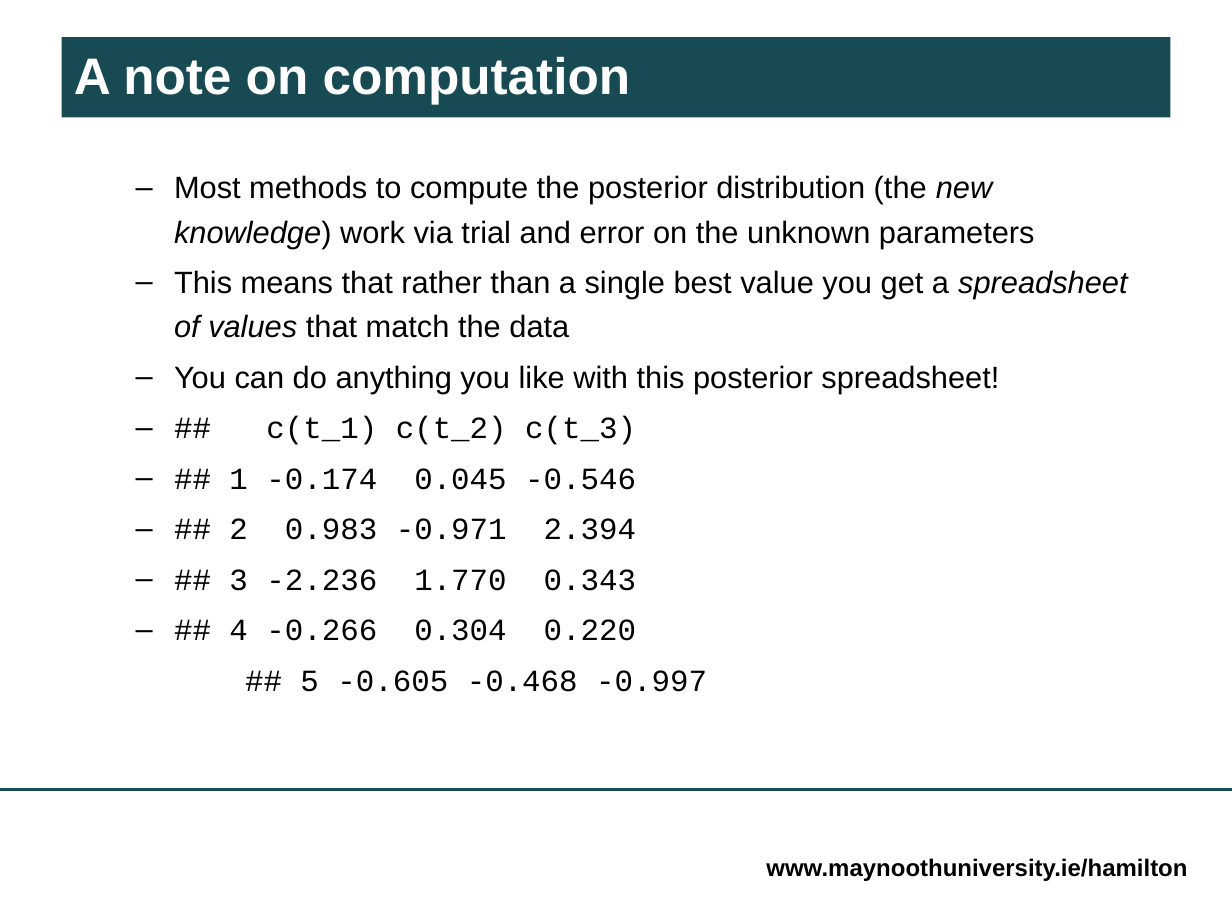
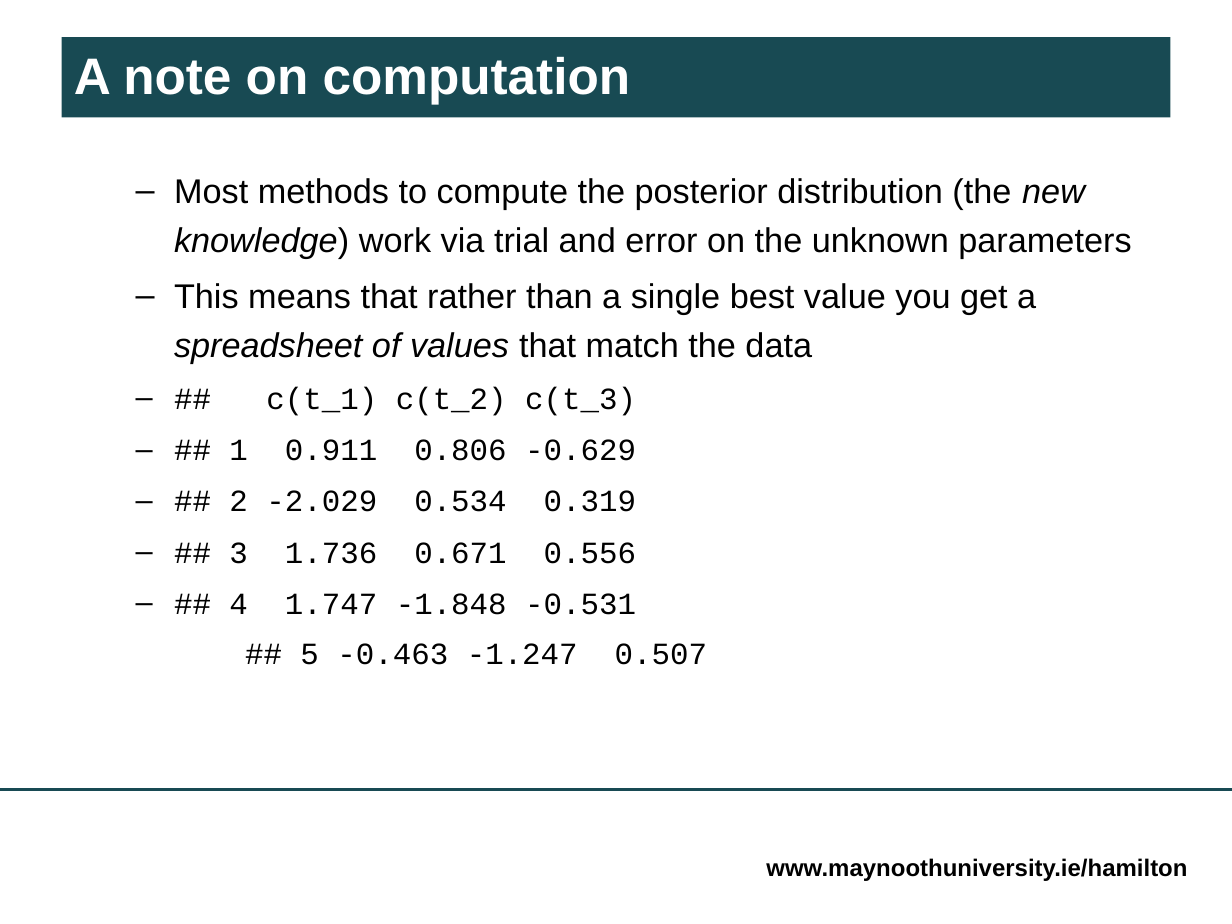
Before and after one commit to andrewcparnell/INQUA_20190730, a slide deck: slide 9 of index.pptx. Drawn at 1232x924 pixels with LibreOffice and Linux fonts; fonts in the diff are those of the drawing; background and template pictures are left out. Boxes give left, top, right and bottom in pixels: in the first picture for what was removed or moved away, otherwise in the second. Text is boxed around its words. In the diff, an @@ line names an element or a change of style, - is before the commit and + after.

Commit message:
Updated slides

```diff
--- a/index.pptx
+++ b/index.pptx
@@ text at bbox=[174, 178, 1131, 364]: size 18 to 20 pt in "Most methods to compute the posterior distribution ...", "This means that rather than a single ..." @@
@@ text at bbox=[229, 387, 707, 665]: text changed @@
-  – You can do anything you like with this posterior spreadsheet!
-## c(t_1) c(t_2) c(t_3)
-## 1 -0.174 0.045 -0.546
-## 2 0.983 -0.971 2.394
-## 3 -2.236 1.770 0.343
-## 4 -0.266 0.304 0.220
-## 5 -0.605 -0.468 -0.997
+## c(t_1) c(t_2) c(t_3)
+## 1 0.911 0.806 -0.629
+## 2 -2.029 0.534 0.319
+## 3 1.736 0.671 0.556
+## 4 1.747 -1.848 -0.531
+## 5 -0.463 -1.247 0.507
```
Also in this commit, not shown: 4 other slides changed, 3 other files.
